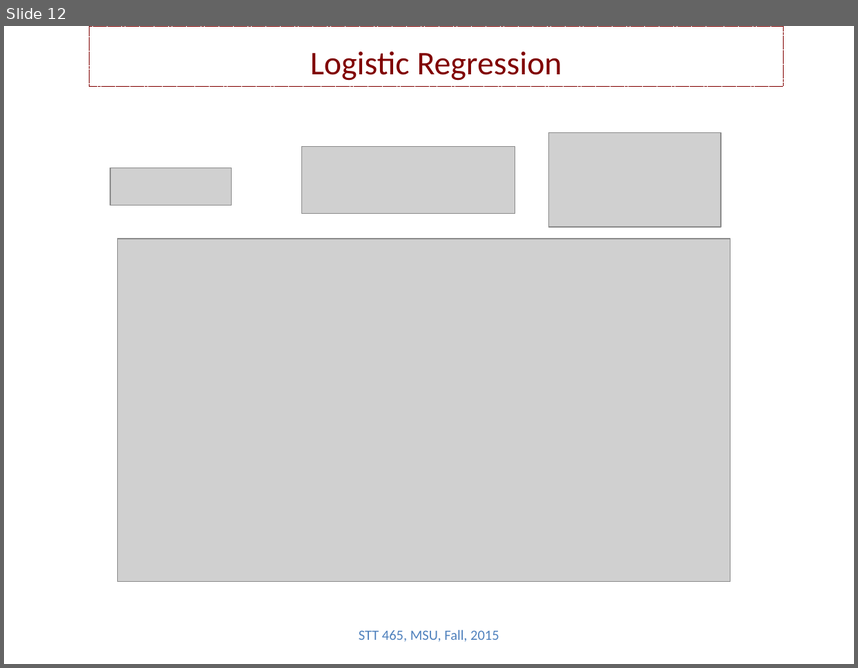
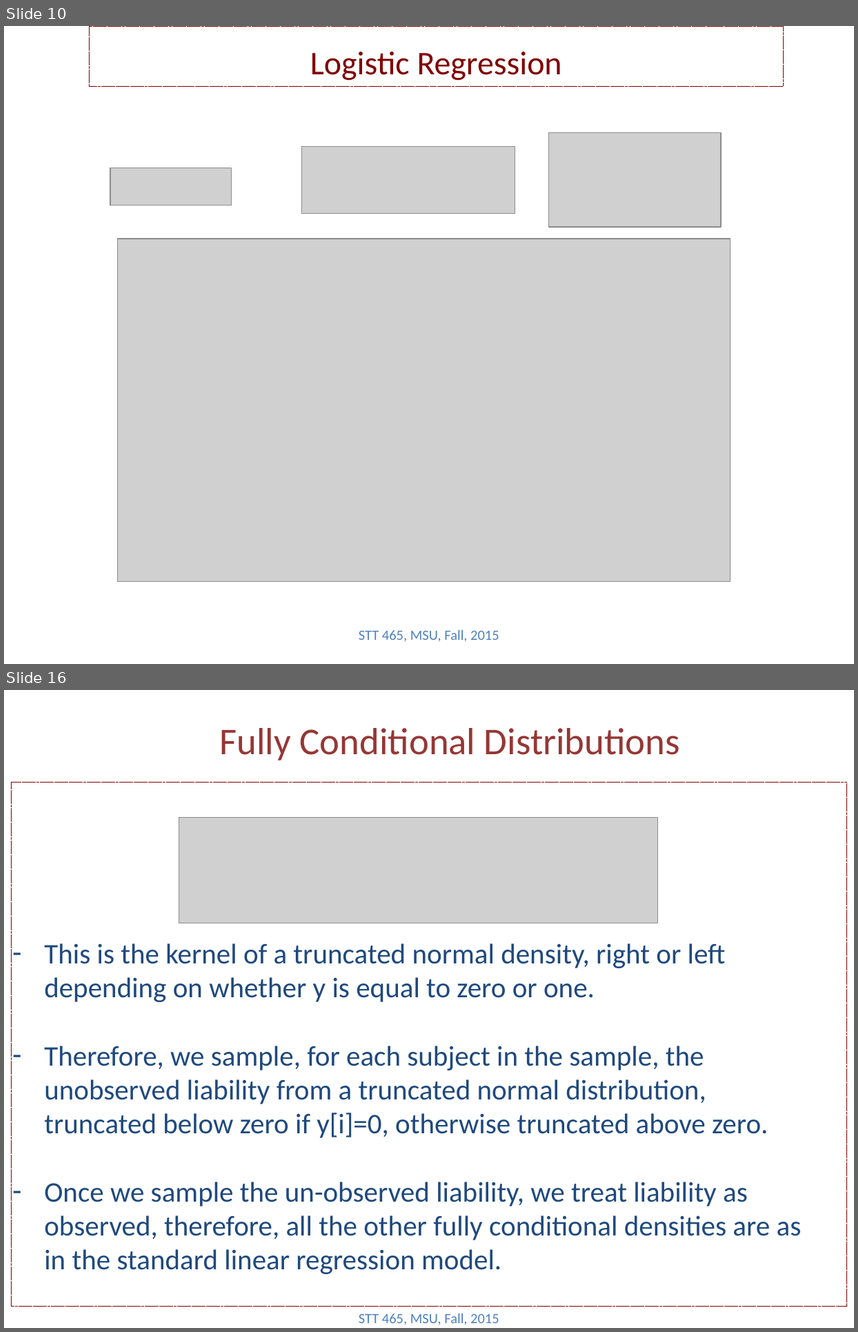
Before and after one commit to Boukos/STT465, a slide deck: STT465_14.pptx. Shown one above the other, each under a label of ours: slide 12 before the commit, slides 10 and 16 after it; the slides between them are not shown. The pictures are 858x668 and 858x1332 pixels, drawn with LibreOffice and Linux fonts; fonts in the diff are those of the drawing; grey boxes stand for pictures. Boxes give left, top, right and bottom in pixels: in the first picture for what was removed or moved away, otherwise in the second. Text is boxed around its words. In the diff, an @@ line names an element or a change of style, - is before the commit and + after.

```diff
--- a/STT465_14.pptx
+++ b/STT465_14.pptx
@@ slide 16 added at [4,690,854,1328], background #FFFFFF @@
@@ title added at [219,728,680,760], 32 pt, text #953735 @@
+Fully Conditional Distributions
@@ rectangle added at [11,782,846,1305], outline #800000 0.75 pt dashed @@
@@ picture added at [179,818,657,923] @@
@@ text added at [44,943,802,1274], 24 pt, text #1F497D @@
+– This is the kernel of a truncated normal density, right or left depending on whether y is equal to zero or one.
+– Therefore, we sample, for each subject in the sample, the unobserved liability from a truncated normal distribution, truncated below zero if y[i]=0, otherwise truncated above zero.
+– Once we sample the un-observed liability, we treat liability as observed, therefore, all the other fully conditional densities are as in the standard linear regression model.
@@ text added at [359,1312,499,1325], 12 pt, text #4F81BD @@
+STT 465, MSU, Fall, 2015
@@ what was slide 12 is now slide 10 @@
```
Also in this commit, not shown: 8 slides changed, 3 other slides added, 3 slides removed, 3 other files.
